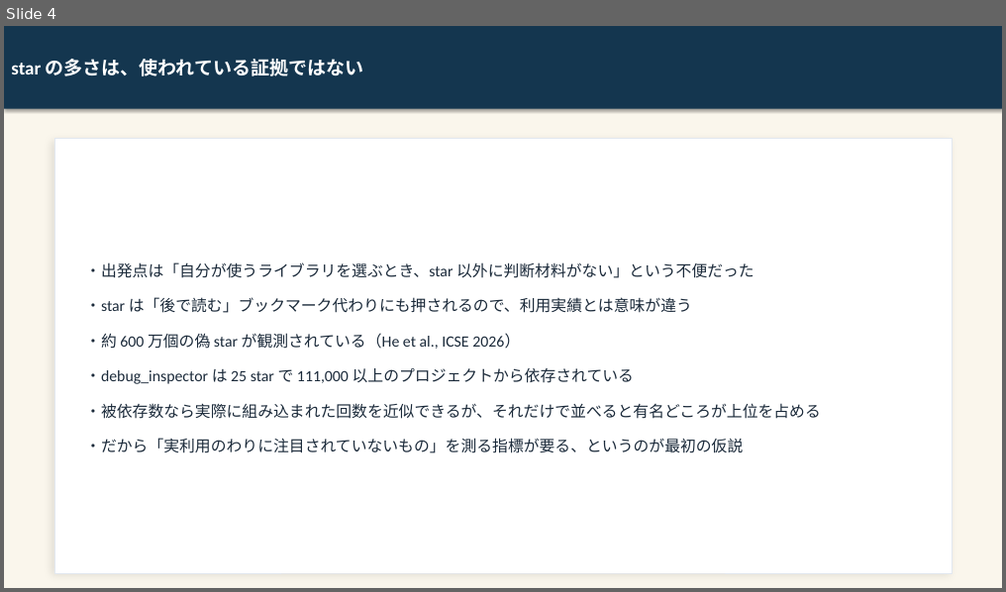
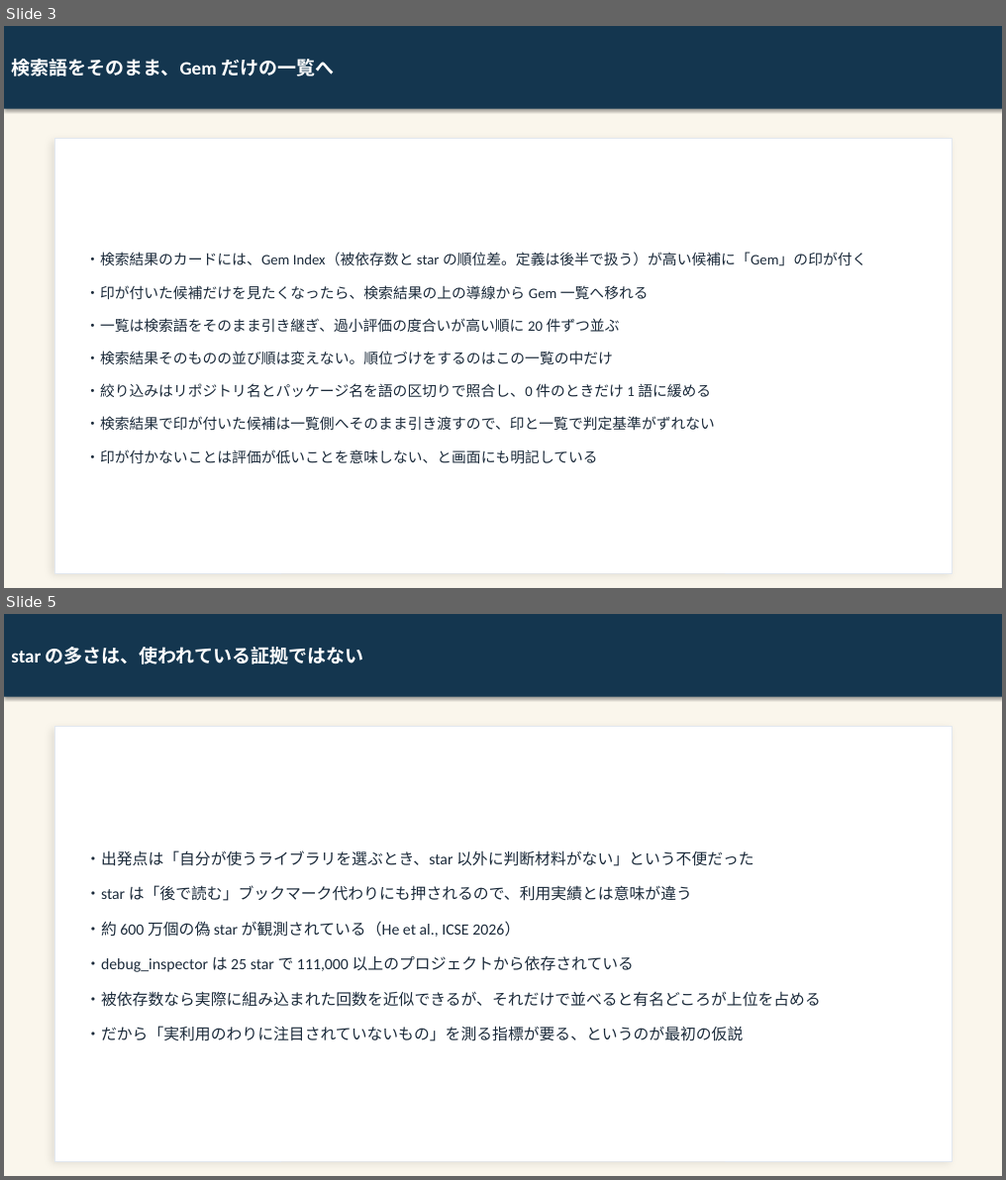
Before and after one commit to kai-kou/gem-hunter, a slide deck: content/slides/project-explanation-20260822/output/gem-hunter_text.pptx. Shown one above the other, each under a label of ours: slide 4 before the commit, slides 3 and 5 after it; the slides between them are not shown. The pictures are 1006x592 and 1006x1180 pixels, drawn with LibreOffice and Linux fonts; fonts in the diff are those of the drawing. Boxes give left, top, right and bottom in pixels: in the first picture for what was removed or moved away, otherwise in the second. Text is boxed around its words. In the diff, an @@ line names an element or a change of style, - is before the commit and + after.

```diff
--- a/content/slides/project-explanation-20260822/output/gem-hunter_text.pptx
+++ b/content/slides/project-explanation-20260822/output/gem-hunter_text.pptx
@@ slide 3 added at box(4, 26, 1002, 588), background #FAF6EC @@
@@ rectangle added at box(4, 26, 1002, 109), fill #14364F, 18 pt, text #FFFFFF, bold @@
+検索語をそのまま、Gem だけの一覧へ
@@ rectangle added at box(54, 139, 951, 574), fill #FFFFFF, outline #E2E8F0 0.5 pt @@
@@ text added at box(85, 252, 866, 465), 14 pt, text #1B2A3A @@
+・検索結果のカードには、Gem Index（被依存数と star の順位差。定義は後半で扱う）が高い候補に「Gem」の印が付く
+・印が付いた候補だけを見たくなったら、検索結果の上の導線から Gem 一覧へ移れる
+・一覧は検索語をそのまま引き継ぎ、過小評価の度合いが高い順に 20 件ずつ並ぶ
+・検索結果そのものの並び順は変えない。順位づけをするのはこの一覧の中だけ
+・絞り込みはリポジトリ名とパッケージ名を語の区切りで照合し、0 件のときだけ 1 語に緩める
+・検索結果で印が付いた候補は一覧側へそのまま引き渡すので、印と一覧で判定基準がずれない
+・印が付かないことは評価が低いことを意味しない、と画面にも明記している
@@ what was slide 4 is now slide 5 @@
```
Also in this commit, not shown: 12 slides changed, 1 other slide added, 4 other files.
